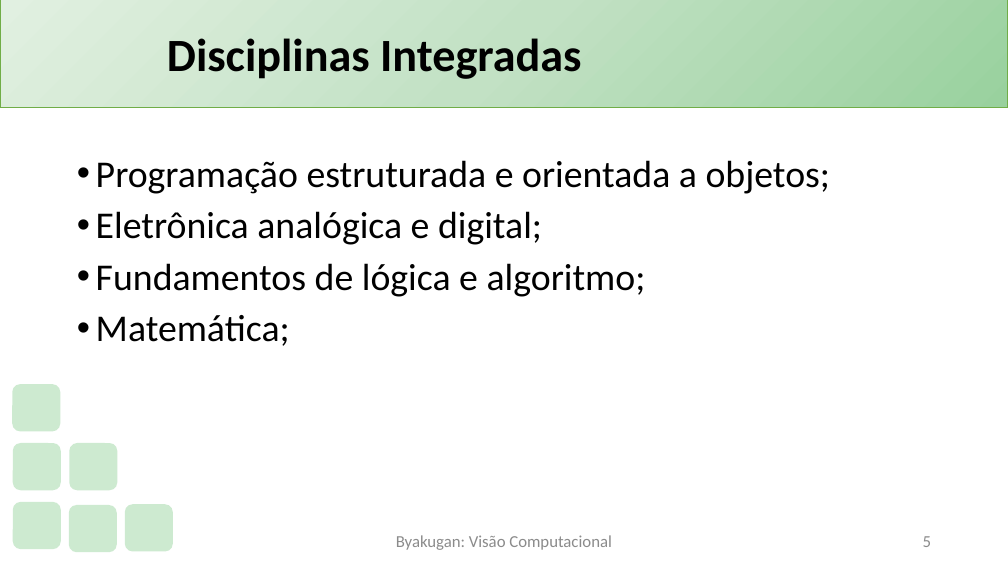
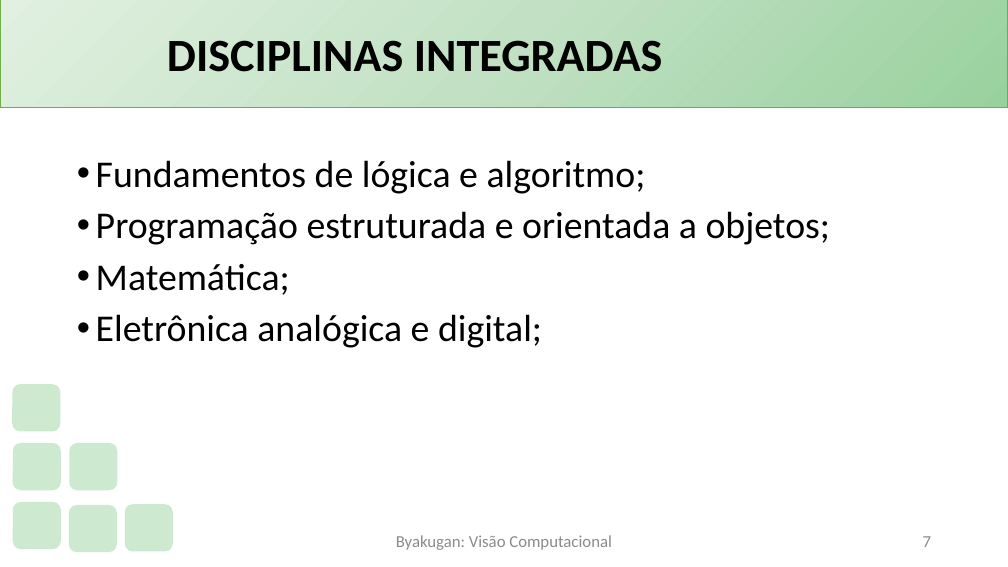
Before and after one commit to PauloVLB/Projeto_Integrador, a slide deck: slide 7 of Slide.pptx (slide 5 before the commit). Drawn at 1008x567 pixels with LibreOffice and Linux fonts; fonts in the diff are those of the drawing; background and template pictures are left out. Boxes give left, top, right and bottom in pixels: in the first picture for what was removed or moved away, otherwise in the second. Text is boxed around its words. In the diff, an @@ line names an element or a change of style, - is before the commit and + after.

```diff
--- a/Slide.pptx
+++ b/Slide.pptx
@@ title at bbox=[167, 40, 663, 72]: text changed @@
-Disciplinas Integradas
+DISCIPLINAS INTEGRADAS
@@ text at bbox=[96, 160, 646, 194]: paragraph added @@
+• Fundamentos de lógica e algoritmo;
@@ text at bbox=[96, 264, 290, 295]: paragraph added @@
+• Matemática;
@@ text at bbox=[96, 263, 646, 346]: paragraphs removed @@
-• Fundamentos de lógica e algoritmo;
-• Matemática;
@@ page number at bbox=[923, 536, 931, 547]: text changed @@
-5
+7
```
Also in this commit, not shown: 5 other slides changed, 1 other file.
